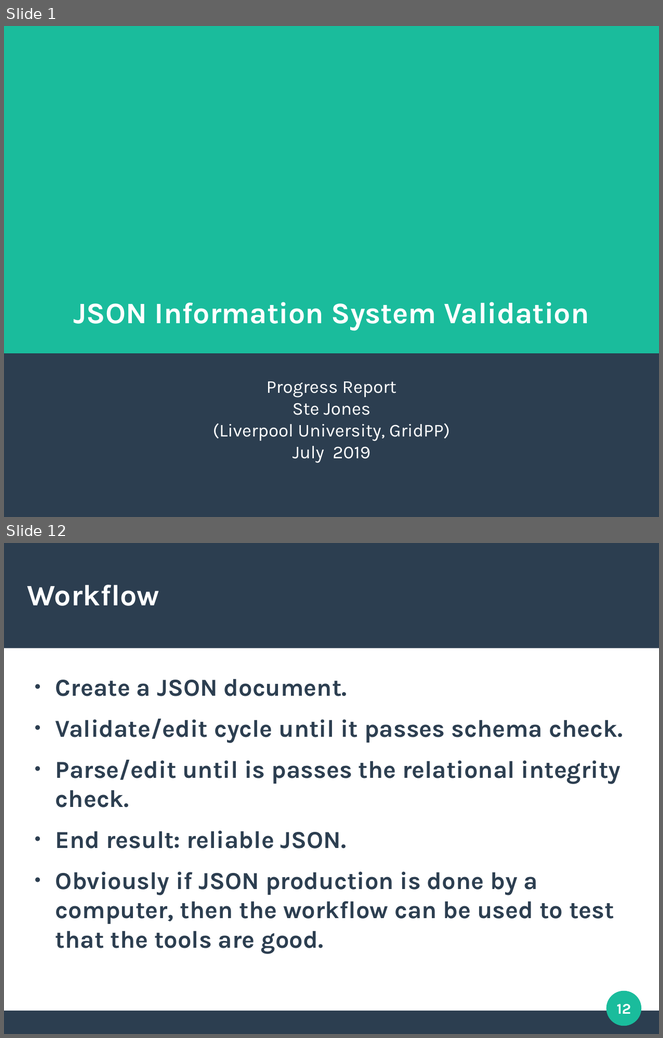
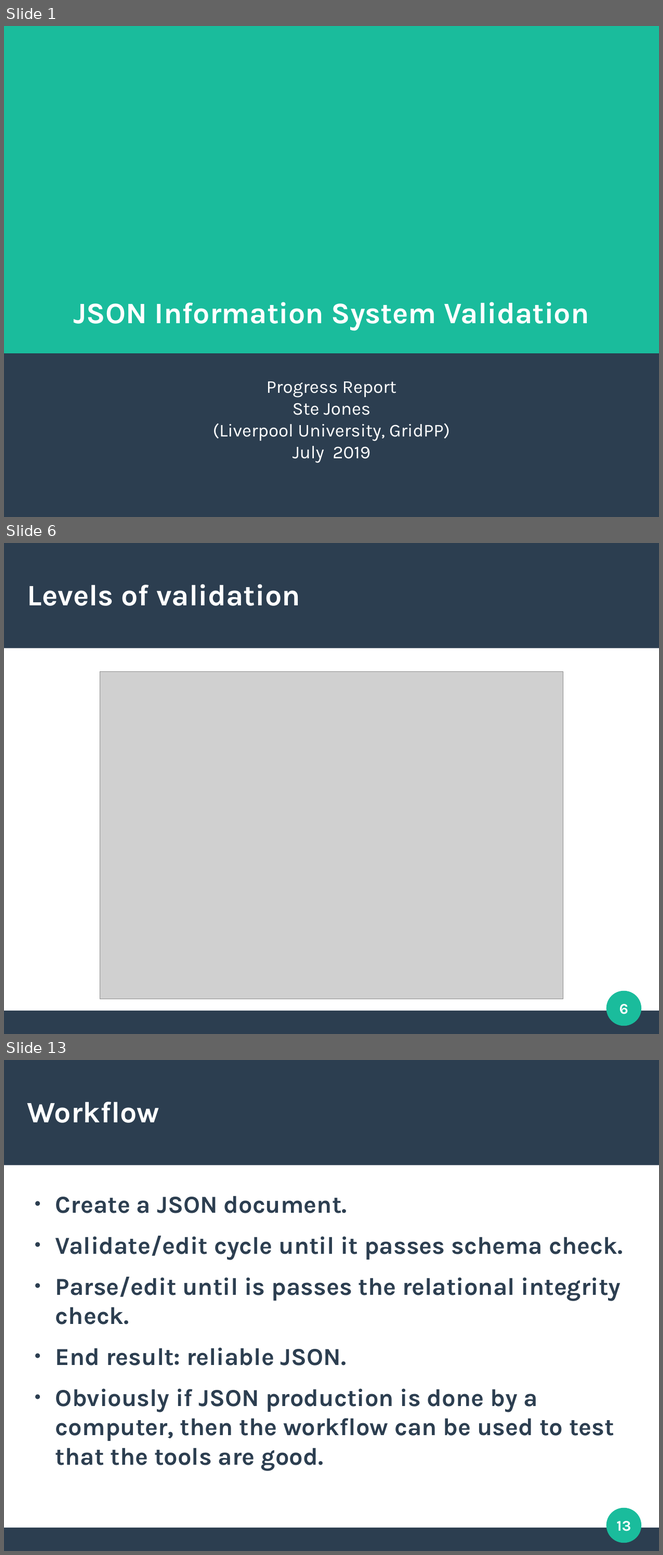
Before and after one commit to sjones-hep-ph-liv-ac-uk/json_info_system, a slide deck: v1.5/slides/json_info_system.odp. Shown one above the other, each under a label of ours: slides 1 and 12 before the commit, slides 1, 6 and 13 after it; the slides between them are not shown. The pictures are 663x1038 and 663x1555 pixels, drawn with LibreOffice and Linux fonts; fonts in the diff are those of the drawing; grey boxes stand for pictures. Boxes give left, top, right and bottom in pixels: in the first picture for what was removed or moved away, otherwise in the second. Text is boxed around its words. In the diff, an @@ line names an element or a change of style, - is before the commit and + after.

```diff
--- a/v1.5/slides/json_info_system.odp
+++ b/v1.5/slides/json_info_system.odp
@@ slide 6 added at [4,543,659,1034], background #FFFFFF; not listed: 3 template elements that a slide beside it also shows @@
@@ title added at [27,584,300,606], 36 pt, text #FFFFFF, bold @@
+Levels of validation
@@ picture added at [100,672,564,1000] @@
@@ page number added at [620,1004,629,1015], 18 pt, text #FFFFFF, bold @@
+6
@@ what was slide 12 is now slide 13 @@
@@ page number at [617,1521,631,1532]: text changed @@
-12
+13
```
Also in this commit, not shown: 12 slides changed, 1 other file.
